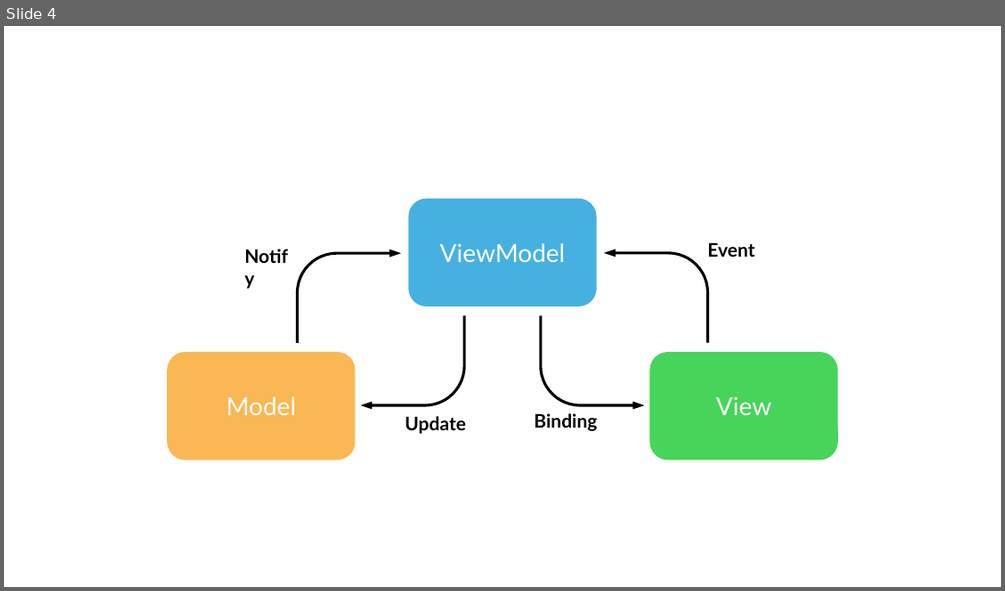
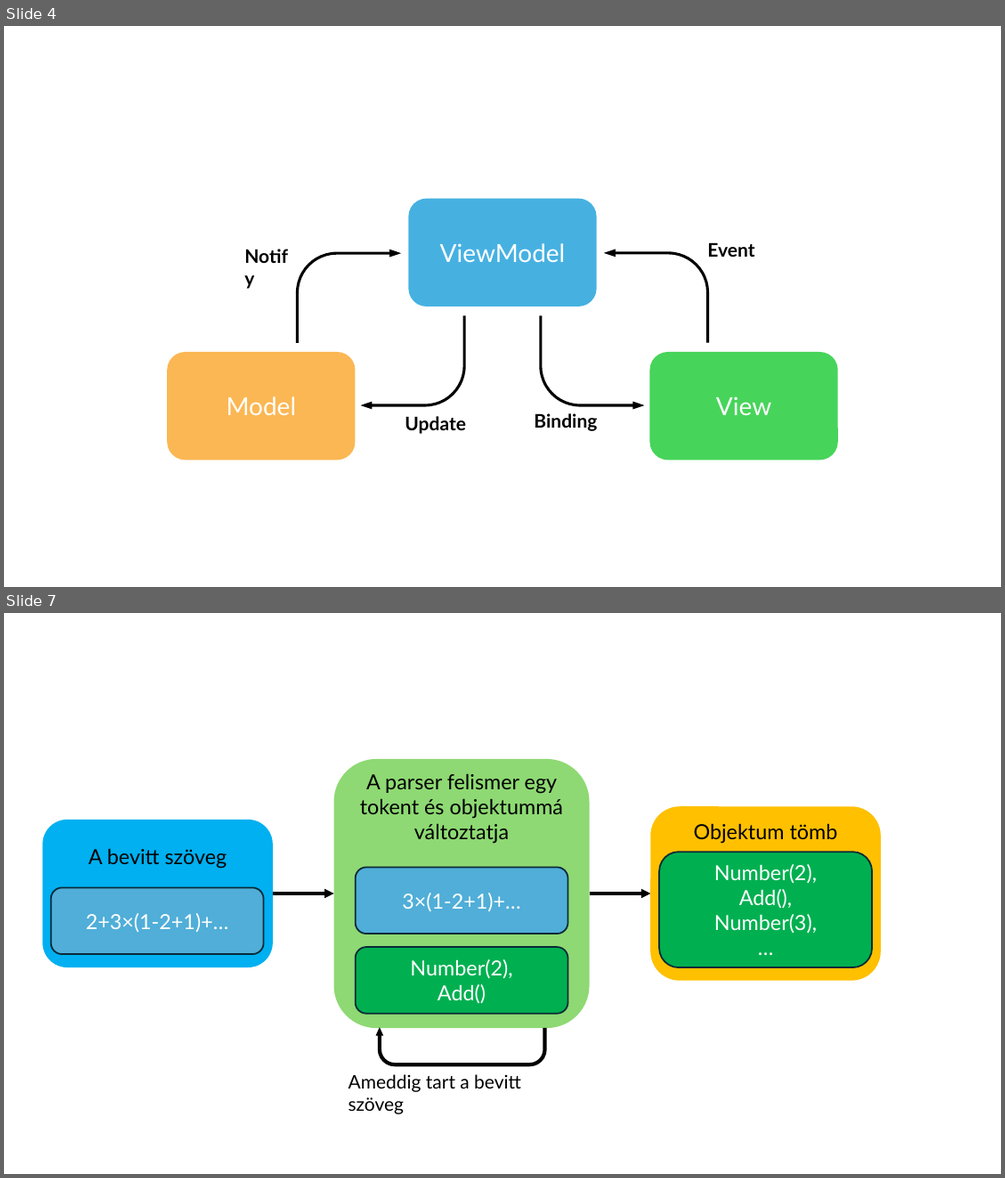
Before and after one commit to VarazsGoreny04/BSC-thesis, a slide deck: Pictures/Bemutató1.pptx. Shown one above the other, each under a label of ours: slide 4 before the commit, slides 4 and 7 after it; the slides between them are not shown. The pictures are 1005x591 and 1005x1178 pixels, drawn with LibreOffice and Linux fonts; fonts in the diff are those of the drawing. Boxes give left, top, right and bottom in pixels: in the first picture for what was removed or moved away, otherwise in the second. Text is boxed around its words. In the diff, an @@ line names an element or a change of style, - is before the commit and + after.

```diff
--- a/Pictures/Bemutató1.pptx
+++ b/Pictures/Bemutató1.pptx
@@ slide 7 added at [4,613,1001,1174], background #FFFFFF @@
@@ rounded rectangle added at [334,759,590,1028], fill #8ED973, 20 pt, text #000000 @@
+A parser felismer egy tokent és objektummá változtatja
@@ rounded rectangle added at [43,819,273,967], fill #00B0F0, 20 pt, text #000000 @@
+A bevitt szöveg
@@ rounded rectangle added at [651,807,882,981], fill #FFC000, 20 pt, text #000000 @@
+Objektum tömb
@@ rounded rectangle added at [659,852,872,967], fill #00B050, outline #092A39 1.5 pt, 20 pt, text #FFFFFF @@
+Number(2),
+Add(),
+Number(3),
+…
@@ rounded rectangle added at [356,868,568,933], fill #50AED8, outline #092A39 1.5 pt, 20 pt, text #FFFFFF @@
+3×(1-2+1)+…
@@ rounded rectangle added at [51,887,264,954], fill #50AED8, outline #092A39 1.5 pt, 20 pt, text #FFFFFF @@
+2+3×(1-2+1)+…
@@ arrow added from (273, 893) to (334, 893), #000000 3 pt @@
@@ arrow added from (590, 893) to (651, 893), #000000 3 pt @@
@@ rounded rectangle added at [356,948,568,1013], fill #00B050, outline #092A39 1.5 pt, 20 pt, text #FFFFFF @@
+Number(2),
+Add()
@@ uturn arrow added at [378,1030,544,1064], outline #000000 3 pt @@
@@ text added at [348,1074,521,1114], 18 pt, text #000000 @@
+Ameddig tart a bevitt szöveg
```
Also in this commit, not shown: 3 other slides added, 21 other files.
